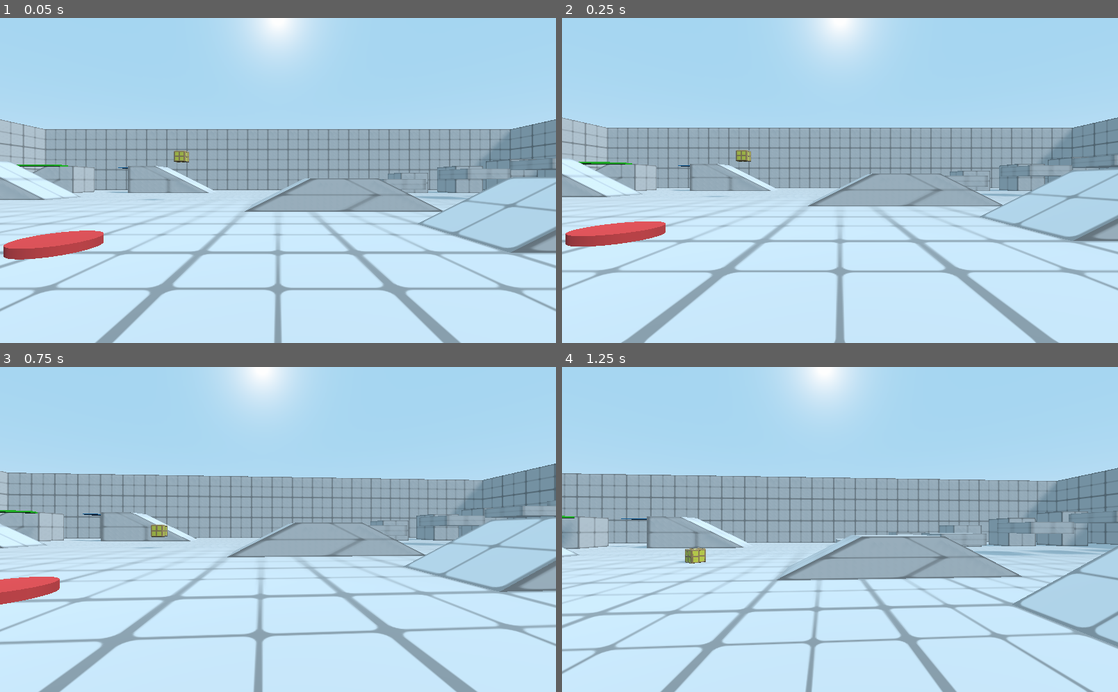
Above: before the commit, frames 1-4 (two rows, left to right).
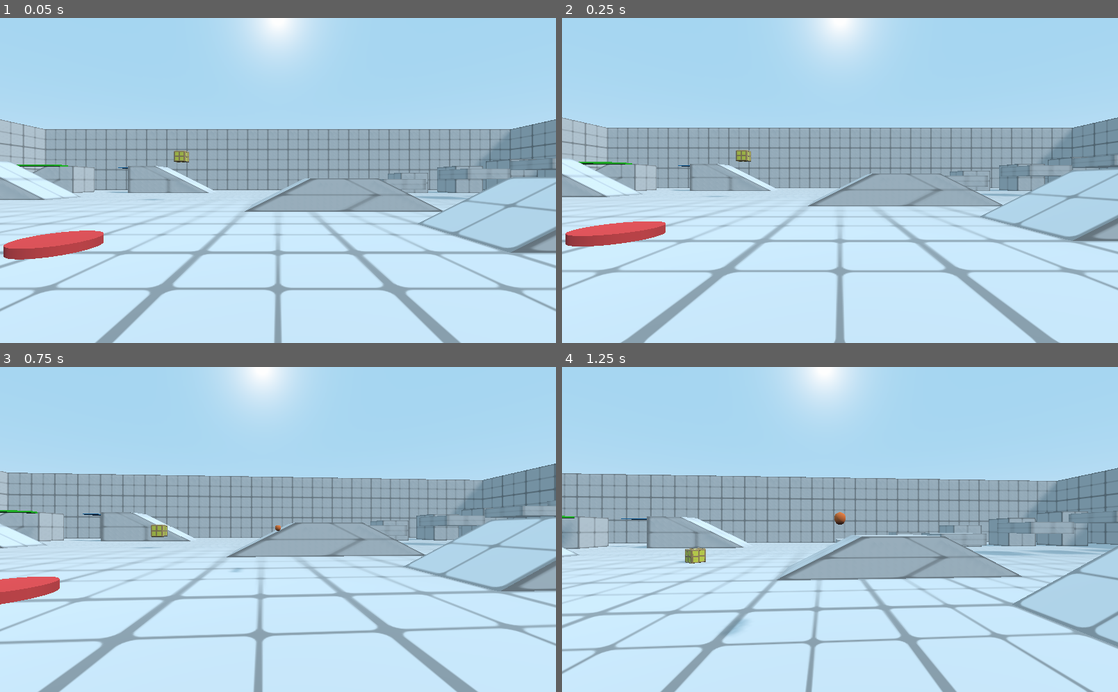
Above: after the commit, the same moments.

Repository: babypandabear3/bpb_fps_controller
Game: Godot game, scene res://demo/demo_scene.tscn
Same seed, same stepped clock (60 frames per second), same inputs: the game is played once before the commit and once after it.
Inputs (mouse positions are in pixels of both pictures, inside the frame that each line leads up to):
- Up to frame 1 (0.05 s): no input
- Up to frame 2 (0.25 s): no input
- Up to frame 3 (0.75 s): move the mouse to (305, 529) at 0.52 s; press the mouse at (305, 529) at 0.53 s; hold W (movement_forward) from 0.53 s (still down); tap F (action_activate) at 0.6 s
- Up to frame 4 (1.25 s): keep holding W (movement_forward); tap Space (movement_jump) at 0.77 s

Frame 1 is identical in both runs. In frame 2, less than 0.1% of the frame differs, in the area x 0-100%, y 30-100%; in frame 3, 0.1%; in frame 4, 0.1%, in the area x 29-51%, y 44-83%.

Commit message:
add example in GameLogic_addon - pistol - shotgun - smg - blink - wind blast

Diff:
--- /dev/null
+++ b/demo/bullet.gd
@@ -0,0 +1,20 @@
+extends KinematicBody
+
+var speed = 2400
+var life = 10
+
+# Called when the node enters the scene tree for the first time.
+func _ready():
+	set_as_toplevel(true)
+	pass # Replace with function body.
+
+
+func _physics_process(delta):
+	var _ret = move_and_slide(-global_transform.basis.z * speed * delta)
+	if get_slide_count() > 0:
+		queue_free()
+
+	if life > 0:
+		life -= delta
+	else:
+		queue_free()
--- /dev/null
+++ b/demo/bullet.tscn
@@ -0,0 +1,27 @@
+[gd_scene load_steps=5 format=2]
+
+[ext_resource path="res://demo/bullet.gd" type="Script" id=1]
+
+[sub_resource type="SpatialMaterial" id=1]
+albedo_color = Color( 0.952941, 0.478431, 0.227451, 1 )
+
+[sub_resource type="CapsuleMesh" id=2]
+material = SubResource( 1 )
+radius = 0.1
+mid_height = 0.8
+
+[sub_resource type="BoxShape" id=3]
+extents = Vector3( 0.1, 0.1, 0.5 )
+
+[node name="bullet" type="KinematicBody"]
+collision_layer = 2
+script = ExtResource( 1 )
+
+[node name="MeshInstance" type="MeshInstance" parent="."]
+transform = Transform( 1, 0, 0, 0, 1, 0, 0, 0, 1, 0, 0, -0.5 )
+mesh = SubResource( 2 )
+material/0 = null
+
+[node name="CollisionShape" type="CollisionShape" parent="."]
+transform = Transform( 1, 0, 0, 0, 1, 0, 0, 0, 1, 0, 0, -0.5 )
+shape = SubResource( 3 )
--- a/player_controller/Camera_addon.gd
+++ b/player_controller/Camera_addon.gd
@@ -8,11 +8,9 @@
 export (bool) var feat_lean_on_wallrun = true
 export (bool) var feat_crouch_crawl = true
 export (float) var fov_default = 70
-export (float) var head_bob_h = 0.0
-export (float) var head_bob_v = 0.024
-export (float) var head_bob_rotation = 0.00
+export (float) var head_bob = 0.024
 export (float) var head_bob_speed = 8
-export (float) var lean_angle = 10
+export (float) var lean_angle = 6
 export (float) var lean_pivot_move_speed = 12
 
 var physic_fps : float = 0.0
@@ -31,7 +29,7 @@
 
 #HEAD BOB
 var hb_sin_speed = 60 * head_bob_speed
-var hb_lean_sin_progress = 0
+var hb_deg_sin_progress = 0
 var hb_sin_progress = 0
 
 #LEAN
@@ -113,31 +111,28 @@
 
 func do_headbob(delta):
 	if target.velocity.length() > 1.0 and target.is_on_floor():
-		hb_lean_sin_progress += deg2rad(delta * hb_sin_speed * target.sprint_modifier)
-		if rad2deg(hb_lean_sin_progress) > 360:
-			hb_lean_sin_progress = 0
-		hb_sin_progress = sin(hb_lean_sin_progress)
-	else:
-		if hb_lean_sin_progress != 0:
-			if rad2deg(hb_lean_sin_progress) < 180 and hb_lean_sin_progress != 0:
-				hb_lean_sin_progress += deg2rad(delta * hb_sin_speed)
-				if rad2deg(hb_lean_sin_progress) > 180:
-					hb_lean_sin_progress = 0
-
-			elif rad2deg(hb_lean_sin_progress) < 360 and hb_lean_sin_progress != 0:
-				hb_lean_sin_progress += deg2rad(delta * hb_sin_speed)
-				if rad2deg(hb_lean_sin_progress) > 360:
-					hb_lean_sin_progress = 0
-
-			hb_sin_progress = sin(hb_lean_sin_progress)
-
-	bob_pivot.translation.x = lerp(0, head_bob_h, hb_sin_progress)
+		hb_deg_sin_progress += deg2rad(delta * hb_sin_speed * target.sprint_modifier)
+		if rad2deg(hb_deg_sin_progress) > 360:
+			hb_deg_sin_progress = 0
+		hb_sin_progress = sin(hb_deg_sin_progress)
+	else:
+		if hb_deg_sin_progress != 0:
+			if rad2deg(hb_deg_sin_progress) < 180 and hb_deg_sin_progress != 0:
+				hb_deg_sin_progress += deg2rad(delta * hb_sin_speed)
+				if rad2deg(hb_deg_sin_progress) > 180:
+					hb_deg_sin_progress = 0
+
+			elif rad2deg(hb_deg_sin_progress) < 360 and hb_deg_sin_progress != 0:
+				hb_deg_sin_progress += deg2rad(delta * hb_sin_speed)
+				if rad2deg(hb_deg_sin_progress) > 360:
+					hb_deg_sin_progress = 0
+
+			hb_sin_progress = sin(hb_deg_sin_progress)
+
 	if target.body_height == target.BODY_HEIGHT_LIST.CROUCH :
-		bob_pivot.translation.y = lerp(0, -head_bob_v/2, hb_sin_progress*2)
-	else:
-		bob_pivot.translation.y = lerp(0, -head_bob_v, hb_sin_progress*2)
-	if head_bob_rotation != 0:
-		bob_pivot.rotation.z = lerp_angle(0, deg2rad(head_bob_rotation), hb_sin_progress)
+		bob_pivot.translation.y = lerp(0, -head_bob/2, hb_sin_progress*2)
+	else:
+		bob_pivot.translation.y = lerp(0, -head_bob, hb_sin_progress*2)
 
 
 func do_lean(_delta):
--- a/player_controller/Camera_addon.tscn
+++ b/player_controller/Camera_addon.tscn
@@ -4,6 +4,7 @@
 
 [node name="Camera_addon" type="Spatial"]
 script = ExtResource( 1 )
+head_bob = 0.026
 
 [node name="bob_pivot" type="Spatial" parent="."]
 
--- a/player_controller/GameLogic_addon.gd
+++ b/player_controller/GameLogic_addon.gd
@@ -1,6 +1,17 @@
 extends Spatial
 
 class_name BPB_GameLogic_addon
+
+enum WEAPON_LIST {
+	PISTOL,
+	SHOTGUN,
+	SMG,
+}
+
+enum ABILITY_LIST {
+	BLINK,
+	WIND_BLAST,
+}
 
 export (NodePath) var path_body
 export (NodePath) var path_camera
@@ -13,14 +24,31 @@
 var target
 var activate_data = {}
 
+var weapon_data = {}
+
+var active_weapon = WEAPON_LIST.PISTOL
+var active_ability = ABILITY_LIST.BLINK
+
+var is_grabbing = false
+
+var fire_cooldown = 0
+
+var blink_marker_update = false
+var blink_fov = 30
+
+var wind_blast_force = 50
+var wind_blast_timer = 0
+
 onready var root = $root
 onready var ray_activate =$root/ray_activate
 onready var ray_blink = $root/ray_blink
 onready var grab_point = $root/grab_point
-onready var blink_marker = $blink_marker
-
-var blink_marker_update = false
-var blink_fov = 30
+onready var blink_marker = $root/ray_blink/blink_marker
+onready var area_wind_blast = $root/Area_wind_blast
+onready var bullet_origin = $root/bullet_origin
+
+#PRELOAD
+onready var bullet_i = preload("res://demo/bullet.tscn")
 
 # Called when the node enters the scene tree for the first time.
 func _ready():
@@ -28,6 +56,13 @@
 	set_process(false)
 	call_deferred("init_setup")
 	blink_marker.hide()
+	area_wind_blast.hide()
+	setup_weapon_data()
+
+func setup_weapon_data():
+	weapon_data[WEAPON_LIST.PISTOL] = {"bullet_shot" : 1, "spread" : 0, "fire_rate" : 0.6}
+	weapon_data[WEAPON_LIST.SHOTGUN] = {"bullet_shot" : 30, "spread" : 30, "fire_rate" : 1.0}
+	weapon_data[WEAPON_LIST.SMG] = {"bullet_shot" : 1, "spread" : 0, "fire_rate" : 0.16}
 
 func init_setup():
 	target_body = get_node_or_null(path_body)
@@ -39,9 +74,9 @@
 		#FROM PLAYER
 		target = target_body.get_camera_root()
 
-	remove_child(root)
-	target.add_child(root)
-	root.global_transform = target.global_transform
+	get_parent().remove_child(self)
+	target.add_child(self)
+	global_transform = target.global_transform
 
 	blink_marker.set_as_toplevel(true)
 	set_process(true)
@@ -65,11 +100,36 @@
 	if Input.is_action_just_released("action_m1"):
 		try_action_m1_just_released()
 
-func _process(_delta):
+	if Input.is_action_just_pressed("hotkey_1"):
+		active_weapon = WEAPON_LIST.PISTOL
+
+	if Input.is_action_just_pressed("hotkey_2"):
+		active_weapon = WEAPON_LIST.SHOTGUN
+
+	if Input.is_action_just_pressed("hotkey_3"):
+		active_weapon = WEAPON_LIST.SMG
+
+	if Input.is_action_just_pressed("hotkey_4"):
+		active_ability = ABILITY_LIST.BLINK
+
+	if Input.is_action_just_pressed("hotkey_5"):
+		active_ability = ABILITY_LIST.WIND_BLAST
+
+func _process(delta):
 	if blink_marker_update:
 		update_blink_marker()
 
-
+	if Input.is_action_pressed("action_m0"):
+		try_shoot()
+
+	#TIMERS
+	if fire_cooldown > 0:
+		fire_cooldown -= delta
+
+	if area_wind_blast.visible:
+		wind_blast_timer -= delta
+		if wind_blast_timer <= 0:
+			area_wind_blast.hide()
 
 func update_blink_marker():
 	if ray_blink.is_colliding():
@@ -91,6 +151,8 @@
 				var adata = get_default_activate_data()
 				adata.release_force = -root.global_transform.basis.z * throw_force
 				obj.activate(adata)
+				is_grabbing = false
+				fire_cooldown = 0.5
 
 func try_activate_just_pressed():
 	if feat_grab:
@@ -98,6 +160,7 @@
 			var obj = ray_activate.get_collider()
 			if obj.has_method("activate"):
 				obj.activate(get_default_activate_data())
+				is_grabbing = true
 
 func try_activate_just_released():
 	pass
@@ -110,11 +173,18 @@
 	pass
 
 func try_action_m1_just_pressed():
-	blink_marker.show()
-	blink_marker_update = true
-
+	if active_ability == ABILITY_LIST.BLINK:
+		blink_marker.show()
+		blink_marker_update = true
 
 func try_action_m1_just_released():
+	match active_ability:
+		ABILITY_LIST.BLINK:
+			do_blink()
+		ABILITY_LIST.WIND_BLAST:
+			do_wind_blast()
+
+func do_blink():
 	blink_fov = target_camera.get_fov() + 30
 	blink_marker.hide()
 	blink_marker_update = false
@@ -126,3 +196,32 @@
 	target_body.execute_pulled(blink_target, -ray_blink.global_transform.basis.z, 46, 1)
 	if target_camera:
 		target_camera.tween_fov_then_back_default(blink_fov, 0.3, 0.5, 0.1)
+
+func do_wind_blast():
+	for o in area_wind_blast.get_overlapping_bodies():
+		if o.has_method("apply_central_impulse") and o != target_body:
+			var force = (o.global_transform.origin - area_wind_blast.global_transform.origin).normalized() * wind_blast_force
+			o.apply_central_impulse(force)
+	area_wind_blast.show()
+	wind_blast_timer = 0.5
+
+func try_shoot():
+	if fire_cooldown > 0:
+		return
+
+	for i in weapon_data[active_weapon].bullet_shot:
+		var bullet = bullet_i.instance()
+		add_child(bullet)
+		bullet.global_transform = bullet_origin.global_transform
+		var rx = rand_range(-deg2rad(weapon_data[active_weapon].spread/2), deg2rad(weapon_data[active_weapon].spread/2))
+		var ry = rand_range(-deg2rad(weapon_data[active_weapon].spread/2), deg2rad(weapon_data[active_weapon].spread/2))
+		bullet.rotation = Vector3(bullet.rotation.x + rx, bullet.rotation.y + ry, bullet.rotation.z )
+		bullet.global_transform.origin = bullet_origin.global_transform.origin
+	fire_cooldown = weapon_data[active_weapon].fire_rate
+
+	match active_weapon:
+		WEAPON_LIST.SHOTGUN:
+			target_camera.add_screen_shake(0.6)
+			target_body.apply_central_impulse(global_transform.basis.z)
+		WEAPON_LIST.SMG:
+			target_body.camera_recoil(1.0)
--- a/player_controller/GameLogic_addon.tscn
+++ b/player_controller/GameLogic_addon.tscn
@@ -10,10 +10,28 @@
 radius = 0.5
 height = 1.0
 
+[sub_resource type="SphereShape" id=3]
+radius = 2.0
+
+[sub_resource type="SpatialMaterial" id=4]
+flags_transparent = true
+albedo_color = Color( 0.643137, 0.945098, 0.486275, 0.352941 )
+
+[sub_resource type="SphereMesh" id=5]
+material = SubResource( 4 )
+radius = 1.6
+height = 3.2
+
 [node name="GameLogic_addon" type="Spatial"]
 script = ExtResource( 1 )
 
 [node name="root" type="Spatial" parent="."]
+
+[node name="grab_point" type="Spatial" parent="root"]
+transform = Transform( 1, 0, 0, 0, 1, 0, 0, 0, 1, 0, 0, -1.6 )
+
+[node name="bullet_origin" type="Spatial" parent="root"]
+transform = Transform( 1, 0, 0, 0, 1, 0, 0, 0, 1, 0, 0, -1 )
 
 [node name="ray_activate" type="RayCast" parent="root"]
 enabled = true
@@ -23,9 +41,18 @@
 enabled = true
 cast_to = Vector3( 0, 0, -16 )
 
-[node name="grab_point" type="Spatial" parent="root"]
-transform = Transform( 1, 0, 0, 0, 1, 0, 0, 0, 1, 0, 0, -1.6 )
-
-[node name="blink_marker" type="MeshInstance" parent="."]
+[node name="blink_marker" type="MeshInstance" parent="root/ray_blink"]
 mesh = SubResource( 2 )
 material/0 = null
+
+[node name="Area_wind_blast" type="Area" parent="root"]
+transform = Transform( 1, 0, 0, 0, 1, 0, 0, 0, 1, 0, 0, -0.3 )
+
+[node name="CollisionShape" type="CollisionShape" parent="root/Area_wind_blast"]
+transform = Transform( 1, 0, 0, 0, 1, 0, 0, 0, 1, 0, 0, -2 )
+shape = SubResource( 3 )
+
+[node name="MeshInstance" type="MeshInstance" parent="root/Area_wind_blast"]
+transform = Transform( 1, 0, 0, 0, 1, 0, 0, 0, 1, 0, 0, -2 )
+mesh = SubResource( 5 )
+material/0 = null
--- a/player_controller/Player.gd
+++ b/player_controller/Player.gd
@@ -83,9 +83,6 @@
 
 var automove_dir = Vector3()
 var slide_timer = 0
-
-var recoil = Vector3.ZERO
-var recoil_deacc = 0.9
 
 var floor_angle = 0.0
 var floor_collision = null
@@ -401,11 +398,6 @@
 		else:
 			velocity += get_floor_velocity() * delta
 
-	#RECOIL
-	var recoil_force = (global_transform.basis.x * recoil.x) + (global_transform.basis.y * recoil.y) + (global_transform.basis.z * recoil.z)
-	velocity += recoil_force * delta * 60
-	recoil *= recoil_deacc * delta * 60
-
 	var _vel = move_and_slide_with_snap(velocity, snap_vector, Vector3.UP, true, 4, deg2rad(45), false)
 
 	#CLIMB STAIR
@@ -676,10 +668,6 @@
 	return rotation_helper
 
 #PUBLIC FUNCTIONS
-func add_recoil(par, camera_recoil_force):
-	recoil = par
-	call_deferred("camera_recoil", camera_recoil_force)
-
 func camera_recoil(force):
 	var ry = rand_range(-force, force)
 	var rx = rand_range(-force, force)
--- a/project.godot
+++ b/project.godot
@@ -107,6 +107,31 @@
 "events": [ Object(InputEventKey,"resource_local_to_scene":false,"resource_name":"","device":0,"alt":false,"shift":false,"control":false,"meta":false,"command":false,"pressed":false,"scancode":81,"unicode":0,"echo":false,"script":null)
  ]
 }
+hotkey_1={
+"deadzone": 0.5,
+"events": [ Object(InputEventKey,"resource_local_to_scene":false,"resource_name":"","device":0,"alt":false,"shift":false,"control":false,"meta":false,"command":false,"pressed":false,"scancode":49,"unicode":0,"echo":false,"script":null)
+ ]
+}
+hotkey_2={
+"deadzone": 0.5,
+"events": [ Object(InputEventKey,"resource_local_to_scene":false,"resource_name":"","device":0,"alt":false,"shift":false,"control":false,"meta":false,"command":false,"pressed":false,"scancode":50,"unicode":0,"echo":false,"script":null)
+ ]
+}
+hotkey_3={
+"deadzone": 0.5,
+"events": [ Object(InputEventKey,"resource_local_to_scene":false,"resource_name":"","device":0,"alt":false,"shift":false,"control":false,"meta":false,"command":false,"pressed":false,"scancode":51,"unicode":0,"echo":false,"script":null)
+ ]
+}
+hotkey_4={
+"deadzone": 0.5,
+"events": [ Object(InputEventKey,"resource_local_to_scene":false,"resource_name":"","device":0,"alt":false,"shift":false,"control":false,"meta":false,"command":false,"pressed":false,"scancode":52,"unicode":0,"echo":false,"script":null)
+ ]
+}
+hotkey_5={
+"deadzone": 0.5,
+"events": [ Object(InputEventKey,"resource_local_to_scene":false,"resource_name":"","device":0,"alt":false,"shift":false,"control":false,"meta":false,"command":false,"pressed":false,"scancode":53,"unicode":0,"echo":false,"script":null)
+ ]
+}
 
 [physics]
 
Not shown: 1 places in player_controller/GameLogic_addon.tscn that only renumber resources
